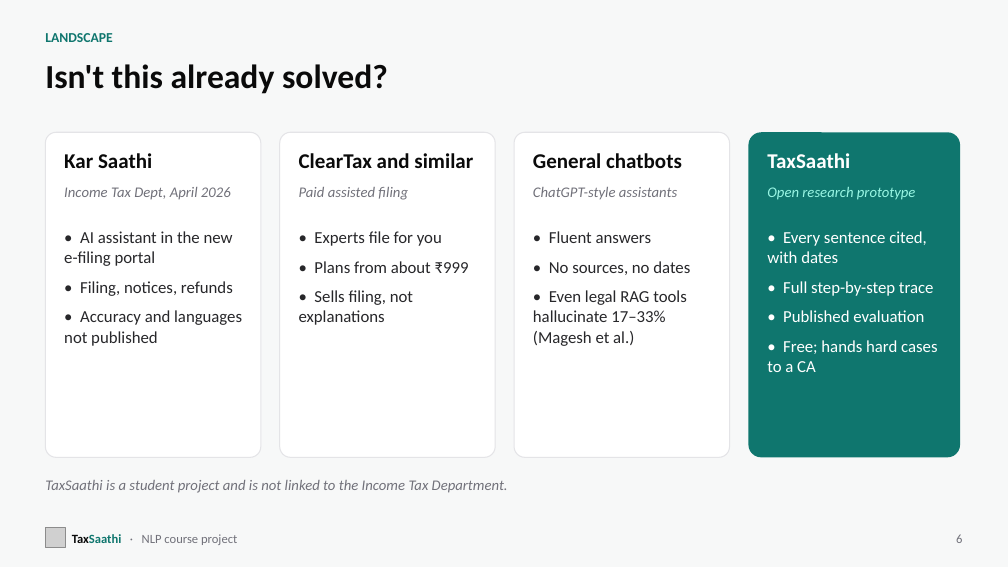
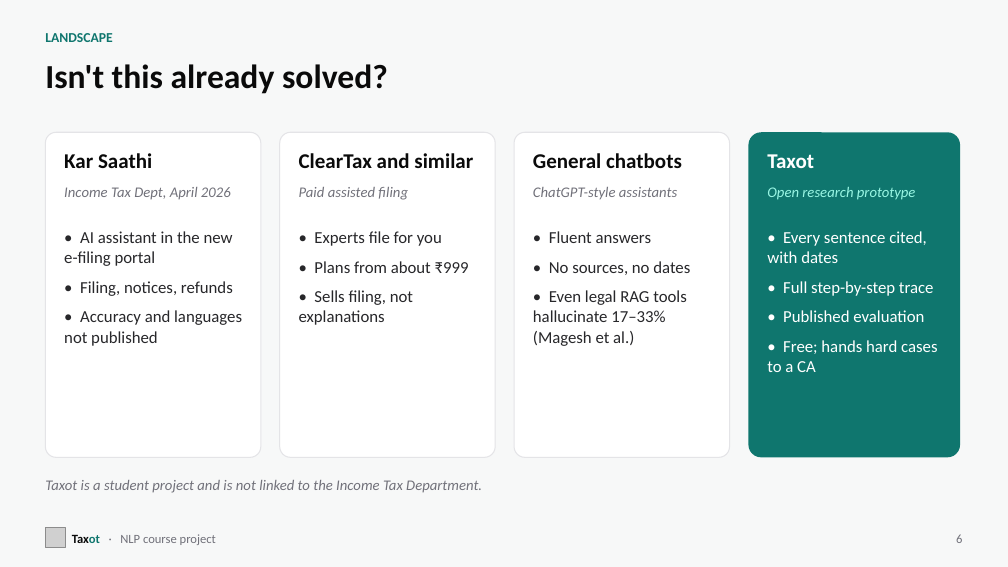
Before and after one commit to HulkInTherapy/taxsaathi, a slide deck: slide 6 of presentation/Taxot.pptx. Drawn at 1008x567 pixels with LibreOffice and Linux fonts; fonts in the diff are those of the drawing; grey boxes stand for pictures. Boxes give left, top, right and bottom in pixels: in the first picture for what was removed or moved away, otherwise in the second. Text is boxed around its words. In the diff, an @@ line names an element or a change of style, - is before the commit and + after.

```diff
--- a/presentation/Taxot.pptx
+++ b/presentation/Taxot.pptx
@@ text at [767,154,814,168]: text changed @@
-TaxSaathi
+Taxot
@@ text at [45,480,482,493]: text changed @@
-TaxSaathi is a student project and is not linked to the Income Tax Department.
+Taxot is a student project and is not linked to the Income Tax Department.
@@ text at [72,534,216,545]: text changed @@
-TaxSaathi · NLP course project
+Taxot · NLP course project
```
Also in this commit, not shown: 22 other slides changed, 4 slides added, 10 other files.
